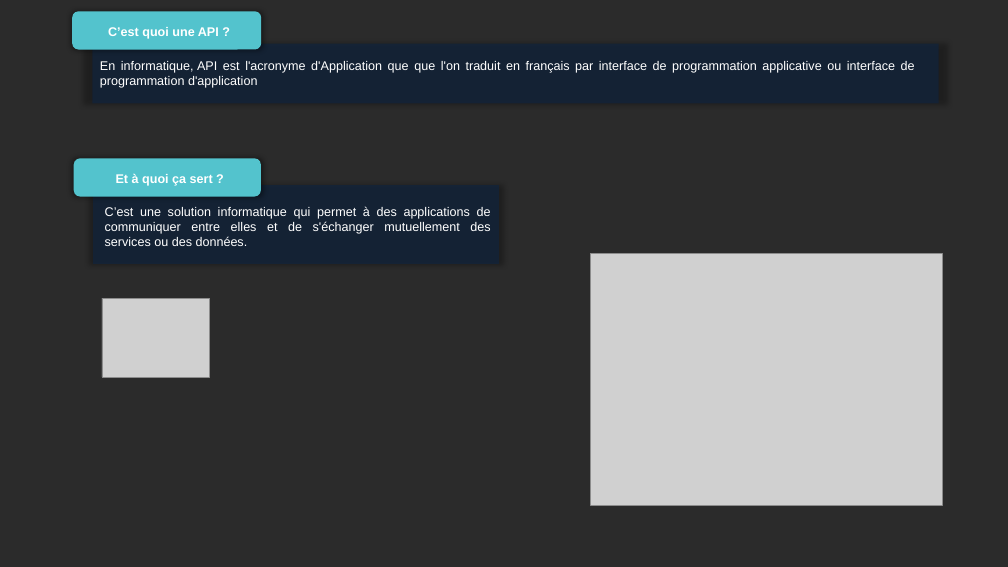
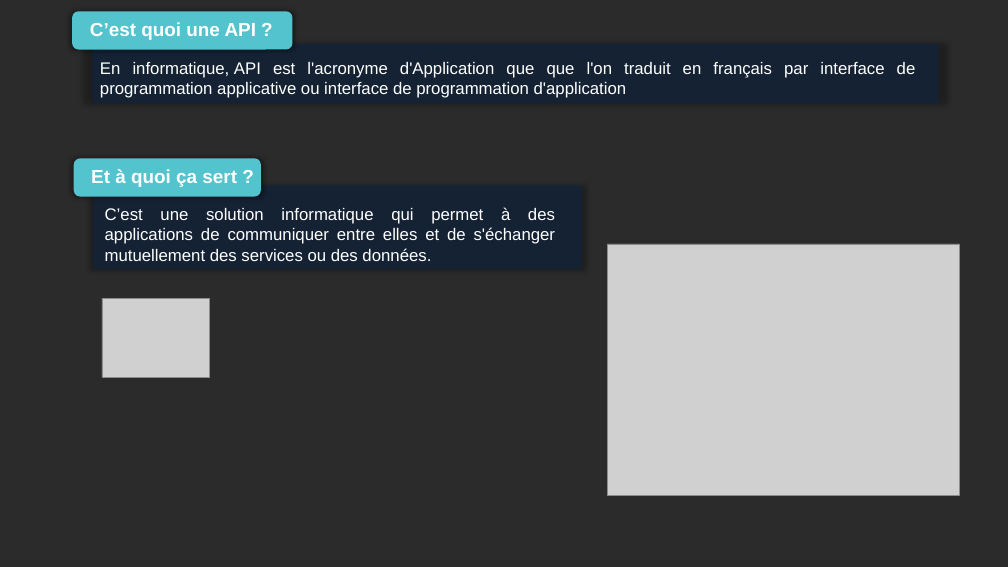
Before and after one commit to Mario-35/api-prestentation, a slide deck: slide 4 of prestentation.pptx. Drawn at 1008x567 pixels with LibreOffice and Linux fonts; fonts in the diff are those of the drawing; grey boxes stand for pictures; background and template pictures are left out; a plain dark background stands for a picture behind light text. Boxes give left, top, right and bottom in pixels: in the first picture for what was removed or moved away, otherwise in the second. Text is boxed around its words. In the diff, an @@ line names an element or a change of style, - is before the commit and + after.

```diff
--- a/prestentation.pptx
+++ b/prestentation.pptx
@@ rounded rectangle: place and size @@
-rounded rectangle at box(72, 11, 261, 50)
+rounded rectangle at box(72, 11, 293, 50)
@@ text "C’est quoi une API ?" at box(90, 22, 256, 40): size 12 to 18 pt @@
@@ text "En informatique, API est l'acronyme ..." at box(100, 62, 916, 98): size 12 to 16 pt @@
@@ text "Et à quoi ça sert ..." at box(91, 169, 237, 187): size 12 to 18 pt @@
@@ rectangle: place and size @@
-rectangle at box(93, 185, 499, 264)
+rectangle at box(93, 185, 582, 269)
@@ text "C’est une solution informatique qui ..." at box(105, 207, 555, 261): size 12 to 16 pt @@
@@ picture: place and size @@
-picture at box(591, 254, 943, 505)
+picture at box(607, 244, 960, 495)
```
Also in this commit, not shown: 10 other slides changed, 2 slides added.
